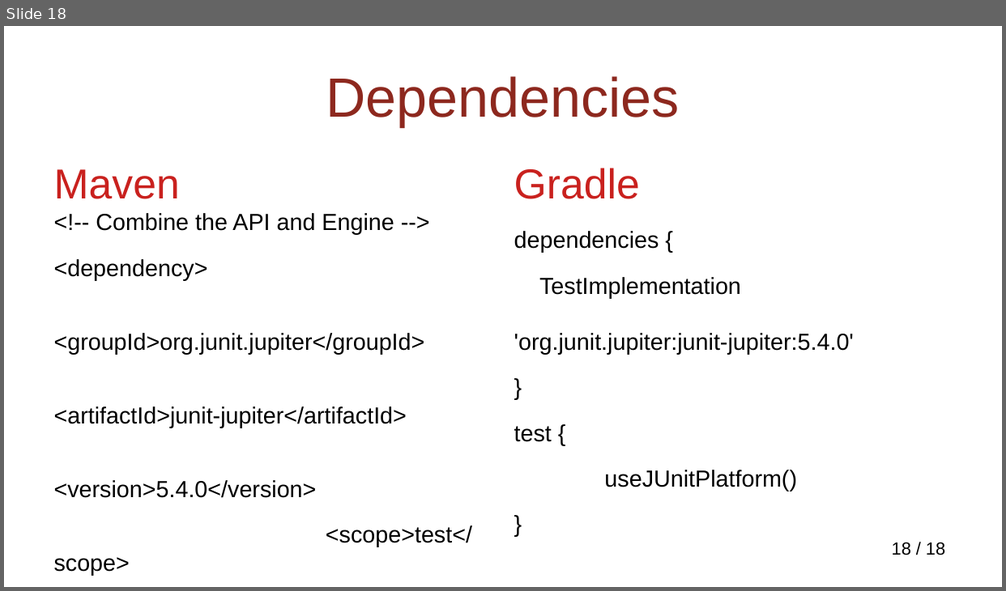
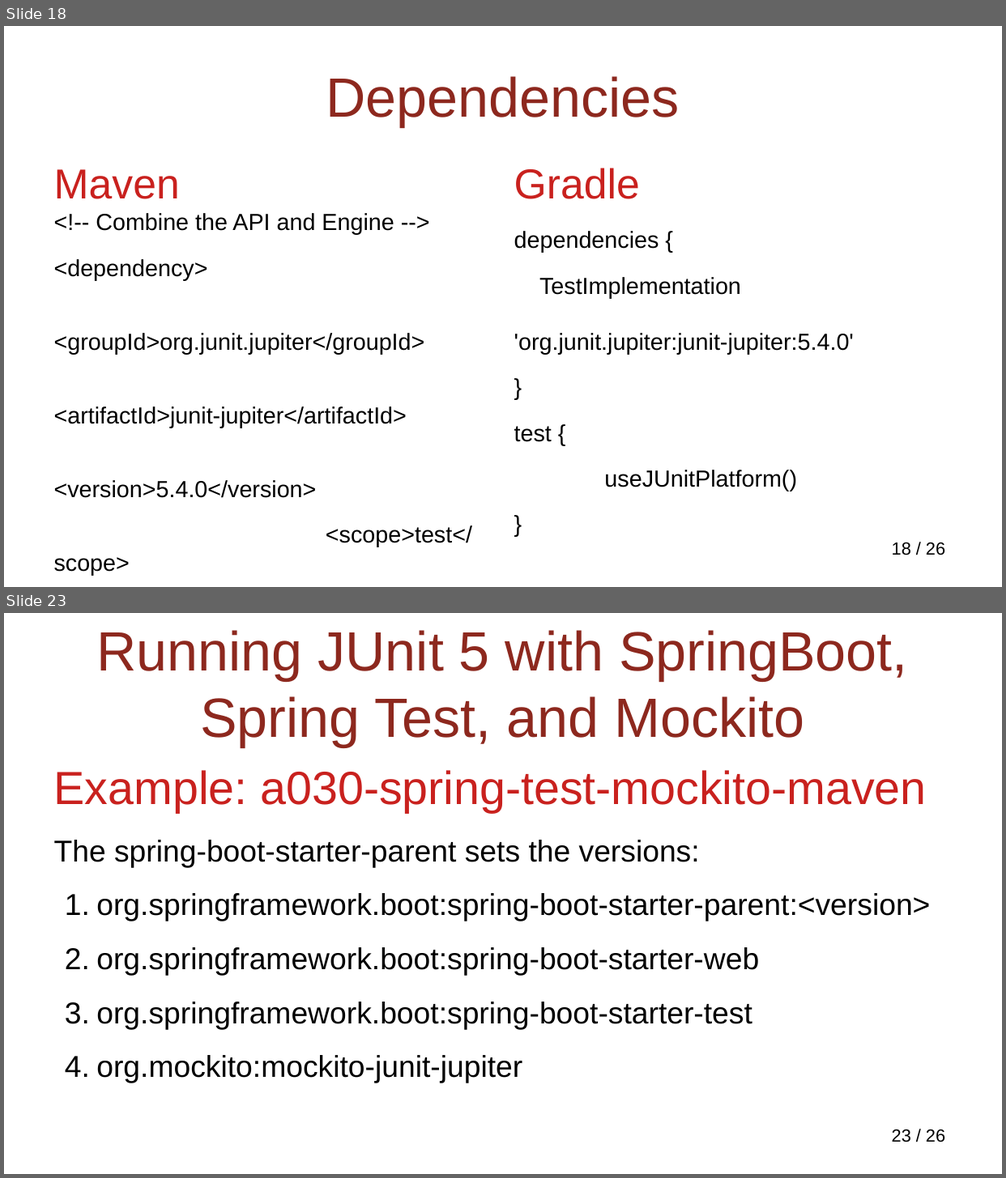
Before and after one commit to NextPoorSlob/JUnit5-Presentation-Sample-Code, a slide deck: ByJupiter.odp. Shown one above the other, each under a label of ours: slide 18 before the commit, slides 18 and 23 after it; the slides between them are not shown. The pictures are 1006x591 and 1006x1178 pixels, drawn with LibreOffice and Linux fonts; fonts in the diff are those of the drawing; background and template pictures are left out. Boxes give left, top, right and bottom in pixels: in the first picture for what was removed or moved away, otherwise in the second. Text is boxed around its words. In the diff, an @@ line names an element or a change of style, - is before the commit and + after.

```diff
--- a/ByJupiter.odp
+++ b/ByJupiter.odp
@@ slide 23 added at <box>4,613,1002,1174</box>, background picture (left out); not listed: 1 template element that a slide beside it also shows @@
@@ title added at <box>96,630,908,747</box>, 44 pt, text #8D281E @@
+Running JUnit 5 with SpringBoot, Spring Test, and Mockito
@@ text added at <box>54,770,930,1084</box>, 24.1 pt, text #000000 @@
+Example: a030-spring-test-mockito-maven
+The spring-boot-starter-parent sets the versions:
+1. org.springframework.boot:spring-boot-starter-parent:<version>
+2. org.springframework.boot:spring-boot-starter-web
+3. org.springframework.boot:spring-boot-starter-test
+4. org.mockito:mockito-junit-jupiter
@@ page number at <box>892,543,945,556</box>: text changed @@
-18 / 18
+18 / 26
```
Also in this commit, not shown: 5 slides changed, 7 other slides added.
